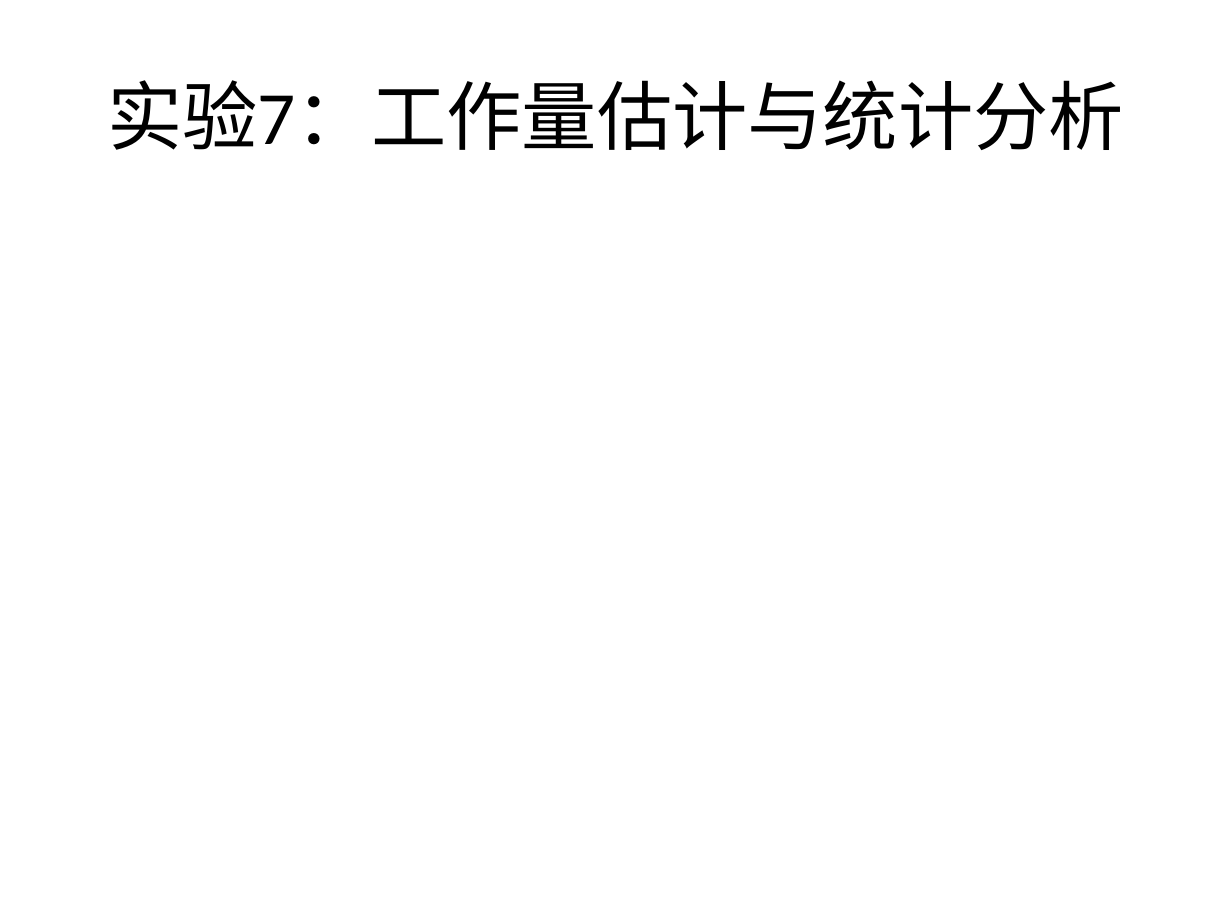
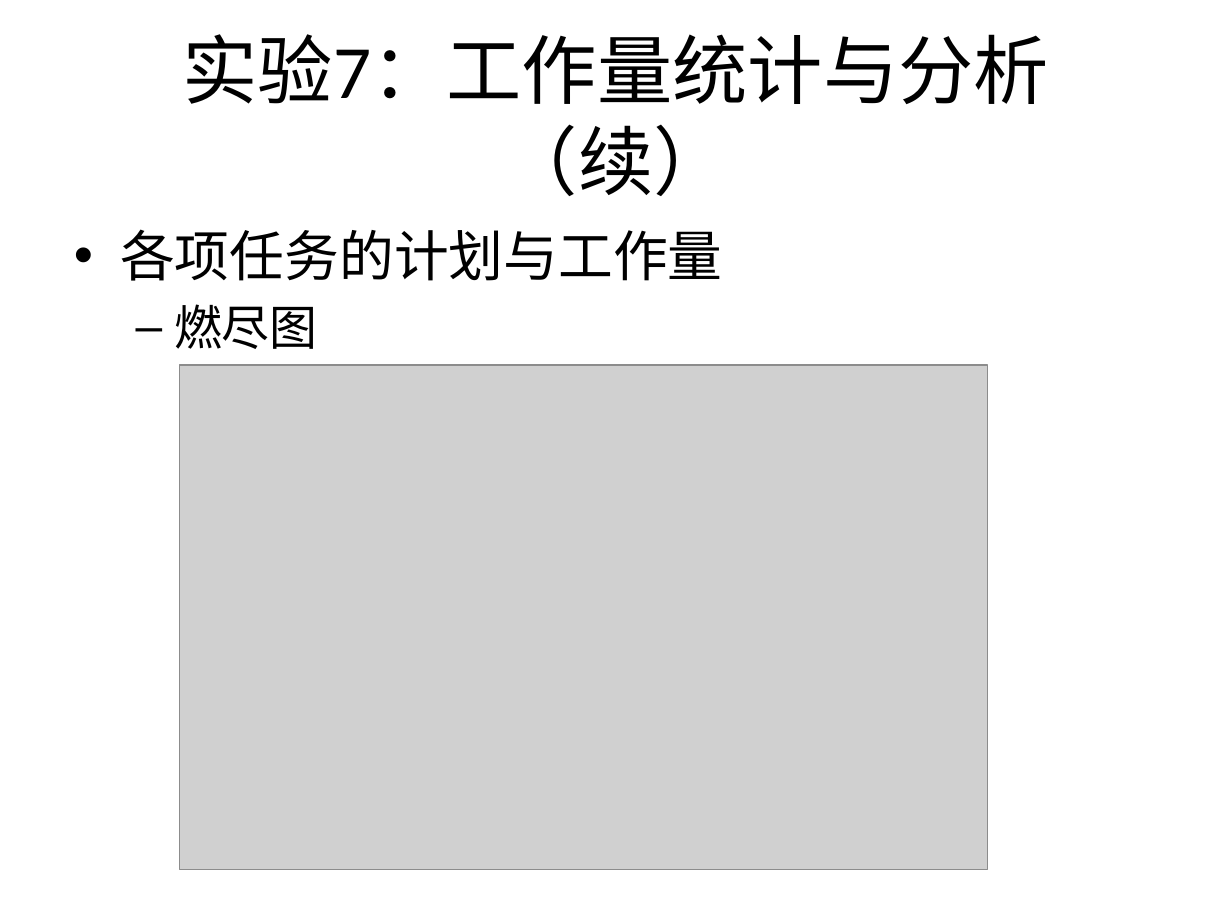
Before and after one commit to bhsei/16TeamC, a slide deck: slide 19 of 2.项目PPT/十七周-项目总结.pptx (slide 11 before the commit). Drawn at 1232x924 pixels with LibreOffice and Linux fonts; fonts in the diff are those of the drawing; grey boxes stand for pictures. Boxes give left, top, right and bottom in pixels: in the first picture for what was removed or moved away, otherwise in the second. Text is boxed around its words. In the diff, an @@ line names an element or a change of style, - is before the commit and + after.

```diff
--- a/2.项目PPT/十七周-项目总结.pptx
+++ b/2.项目PPT/十七周-项目总结.pptx
@@ title at <box>182,34,1048,196</box>: text changed @@
-实验7：工作量估计与统计分析
+实验7：工作量统计与分析（续）
@@ text added at <box>120,229,723,349</box>, 32 pt, text #000000 @@
+• 各项任务的计划与工作量
+  – 燃尽图
@@ picture added at <box>180,365,988,869</box> @@
```
Also in this commit, not shown: 14 slides added, 1 slide removed.
